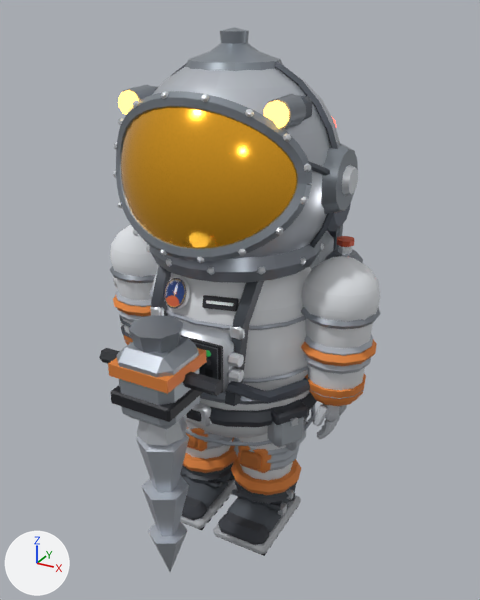
Renders of the glTF model godot/assets/models/astronaut.glb from each side of a commit.
Both versions are drawn from a 50 mm camera at (1.57, -2.8, 2.73) aimed at (0.05, -0.04, 1.35). Every picture has the same lights, and +X, +Y and +Z are marked at lower left. The first picture is the older version. Where no turn or scale is listed for an object, it has been applied to the vertices.

In view in the first picture: 'astro_armL', 'astro_armR', 'astro_body', 'astro_drill', 'astro_drillBit', 'astro_footL', 'astro_footR', 'astro_foreL', 'astro_foreR', 'astro_handL', 'astro_handR', 'astro_hips', 'astro_legL', 'astro_legR', 'astro_shinL', 'astro_shinR'.
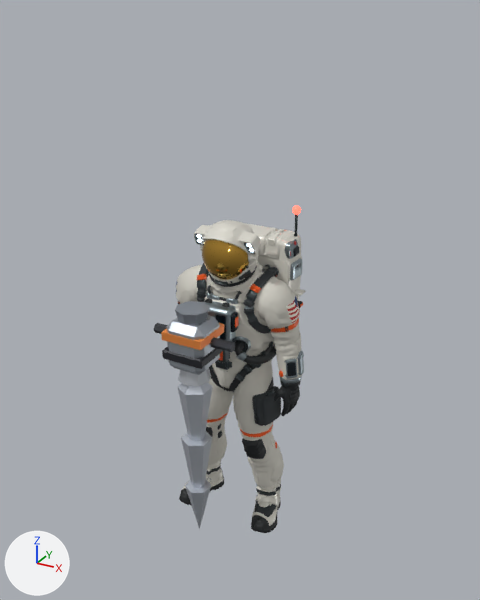
Where the change shows, as pixel boxes [x1, y1, x2, y2] in the pictures (480 x 600 px):
'astro_body', no longer drawn: before [113, 27, 363, 406]
'astro_torso', added: after [179, 220, 306, 406]
'astro_drill', moved, rescaled (34% narrower, 35% shorter): before [99, 315, 223, 446]; after [154, 301, 235, 386]
'astro_limbs', added: after [176, 269, 304, 533]
'astro_drillBit', moved, rescaled (33% narrower): before [136, 433, 189, 572]; after [178, 383, 213, 530]
'astro_armR', no longer drawn: before [301, 256, 380, 366]
'astro_hips', no longer drawn: before [184, 390, 317, 448]
'astro_shinR', no longer drawn: before [231, 438, 301, 507]
'astro_footR', no longer drawn: before [214, 488, 301, 556]
'astro_armL', no longer drawn: before [110, 225, 159, 316]
'astro_shinL', no longer drawn: before [181, 426, 237, 485]
'astro_foreR', no longer drawn: before [304, 335, 373, 399]
'astro_footL', no longer drawn: before [180, 472, 237, 530]
'astro_handR', no longer drawn: before [305, 374, 366, 439]
'astro_foreL', no longer drawn: before [116, 290, 152, 343]
'astro_legR', no longer drawn: before [239, 412, 309, 451]
'astro_antennaTip', moved (not visible before): after [292, 206, 301, 215]
'astro_antenna', added: after [294, 215, 298, 236]
'astro_handL', no longer drawn (mostly hidden): before [124, 335, 133, 345]
'astro_legL', no longer drawn (mostly hidden): before [185, 420, 199, 428]

Edits to the bpy script that builds the scene:
```text
Change mat_suitaccent:
    where n0 = _N.new('ShaderNodeBsdfPrincipled'); n0.name = 'Principled BSDF'
    add n0.inputs[0].default_value = (0.911, 0.107, 0.0044, 1.0)  # 'Base Color', orange #f55c0e
    add n0.inputs[1].default_value = 0.06  # 'Metallic'
    n0.inputs[2].default_value: 0.7 -> 0.38  # 'Roughness'
    remove n2 = _N.new('ShaderNodeMix'); n2.name = 'Mix'
    remove n2.data_type = 'RGBA'
    remove n2.blend_type = 'MULTIPLY'
    remove n2.inputs[0].default_value = 1.0  # 'Factor'
    remove n2.inputs[7].default_value = (0.807, 0.242, 0.0423, 1.0)  # 'B', orange #e8873a
    remove n3 = _N.new('ShaderNodeVertexColor'); n3.name = 'Color Attribute'
    remove _L.new(n2.outputs[2], n0.inputs[0])  # 'Result' to 'Base Color'
    remove _L.new(n3.outputs[0], n2.inputs[6])  # 'Color' to 'A'
Change ob_astro_hips:
    ob_astro_hips: bpy.data.objects.new('astro_hips', me_astro_hips) -> bpy.data.objects.new('astro_hips', None)
Change ob_astro_body:
    ob_astro_body: bpy.data.objects.new('astro_body', me_astro_body) -> bpy.data.objects.new('astro_body', None)
    ob_astro_body.location: (0.0, 0.0, 0.12) -> (0.0, 0.0, 0.133)
Change ob_astro_arml:
    ob_astro_arml: bpy.data.objects.new('astro_armL', me_astro_arml) -> bpy.data.objects.new('astro_armL', None)
    ob_astro_arml.location: (-0.58, 0.0, 0.5) -> (-0.301, 0.0177, 0.328)
Change ob_astro_forel:
    ob_astro_forel: bpy.data.objects.new('astro_foreL', me_astro_forel) -> bpy.data.objects.new('astro_foreL', None)
    ob_astro_forel.location: (0.0, 0.0, -0.28) -> (-0.0428, 0.0, -0.201)
Change ob_astro_handl:
    ob_astro_handl.location: (0.0, 0.0, -0.23) -> (0.00863, -0.0127, -0.176)
Change ob_astro_armr:
    ob_astro_armr: bpy.data.objects.new('astro_armR', me_astro_armr) -> bpy.data.objects.new('astro_armR', None)
    ob_astro_armr.location: (0.58, 0.0, 0.5) -> (0.301, 0.0177, 0.328)
Change ob_astro_forer:
    ob_astro_forer: bpy.data.objects.new('astro_foreR', me_astro_forer) -> bpy.data.objects.new('astro_foreR', None)
    ob_astro_forer.location: (0.0, 0.0, -0.28) -> (0.0428, 0.0, -0.201)
Change ob_astro_handr:
    ob_astro_handr: bpy.data.objects.new('astro_handR', me_astro_handr) -> bpy.data.objects.new('astro_handR', None)
    ob_astro_handr.location: (0.0, 0.0, -0.23) -> (-0.00863, -0.0127, -0.176)
Change ob_astro_drill:
    ob_astro_drill.location: (0.0, -0.7, -0.03) -> (0.0, -0.41, 0.0867)
    ob_astro_drill.scale: (1.0, 1.0, 1.0) -> (0.698, 0.698, 0.698)
Change ob_astro_drillbit:
    ob_astro_drillbit.scale: (1.0, 1.0, 1.0) -> (1.0, 1.0, 1.55)
Change ob_astro_legl:
    ob_astro_legl.location: (-0.2, 0.0, 0.0) -> (-0.156, 0.0, 0.0)
Change ob_astro_shinl:
    ob_astro_shinl: bpy.data.objects.new('astro_shinL', me_astro_shinl) -> bpy.data.objects.new('astro_shinL', None)
    ob_astro_shinl.location: (0.0, 0.0, -0.36) -> (0.0, 0.0, -0.364)
Change ob_astro_footl:
    ob_astro_footl: bpy.data.objects.new('astro_footL', me_astro_footl) -> bpy.data.objects.new('astro_footL', None)
    ob_astro_footl.location: (0.0, 0.0, -0.35) -> (0.0, 0.0, -0.355)
Change ob_astro_legr:
    ob_astro_legr.location: (0.2, 0.0, 0.0) -> (0.156, 0.0, 0.0)
Change ob_astro_shinr:
    ob_astro_shinr: bpy.data.objects.new('astro_shinR', me_astro_shinr) -> bpy.data.objects.new('astro_shinR', None)
    ob_astro_shinr.location: (0.0, 0.0, -0.36) -> (0.0, 0.0, -0.364)
Change ob_astro_footr:
    ob_astro_footr: bpy.data.objects.new('astro_footR', me_astro_footr) -> bpy.data.objects.new('astro_footR', None)
    ob_astro_footr.location: (0.0, 0.0, -0.35) -> (0.0, 0.0, -0.355)
Add ob_astro_torso:
    ob_astro_torso = bpy.data.objects.new('astro_torso', me_astro_torso)  # 17618 vertices, 34007 faces; spans x -0.304..0.304, y -0.231..0.39, z 0.794..1.772; in mat_01___suit___warm_white_woven_fabric (light grey #d4d1c7), mat_02___shell___ivory_enamel (light grey #dedbd1), mat_suitaccent (orange #f55c0e), mat_04___rubber___charcoal (black #1b1f21), mat_05___harness___graphite_webbing (dark grey #303638), mat_06___hardware___brushed_silver (grey #919ea3), mat_07___visor___reflective_gold (orange #d4a64a), mat_08___displays___smoked_blue_glass (black #111c24), mat_11___insignia_red (red #c40b06), mat_12___helmet_lamps___cool_white (pale blue #e3f5ff, glowing pale blue #e3f5ff), mat_13___gunmetal_fittings (dark grey #40474a), mat_14___recesses___near_black (black #090b0c)
    ob_astro_torso.location = (0.0, 0.0, 0.0)
Add ob_astro_limbs:
    ob_astro_limbs = bpy.data.objects.new('astro_limbs', me_astro_limbs)  # 17446 vertices, 34008 faces; spans x -0.392..0.393, y -0.199..0.138, z 0.0..1.452; in mat_01___suit___warm_white_woven_fabric (light grey #d4d1c7), mat_02___shell___ivory_enamel (light grey #dedbd1), mat_suitaccent (orange #f55c0e), mat_04___rubber___charcoal (black #1b1f21), mat_05___harness___graphite_webbing (dark grey #303638), mat_06___hardware___brushed_silver (grey #919ea3), mat_08___displays___smoked_blue_glass (black #111c24), mat_09___badge_blue (dark blue #0b3066), mat_10___insignia_white (white #edede0), mat_11___insignia_red (red #c40b06), mat_13___gunmetal_fittings (dark grey #40474a)
    ob_astro_limbs.location = (0.0, 0.0, 0.0)
Add ob_astro_antenna:
    ob_astro_antenna = bpy.data.objects.new('astro_antenna', me_astro_antenna)  # an 8-sided cylinder along z spanning x -0.008..0.008, y -0.008..0.008, z -0.065..0.065; in mat_13___gunmetal_fittings (dark grey #40474a)
    ob_astro_antenna.location = (0.213, 0.275, 1.699)
```
